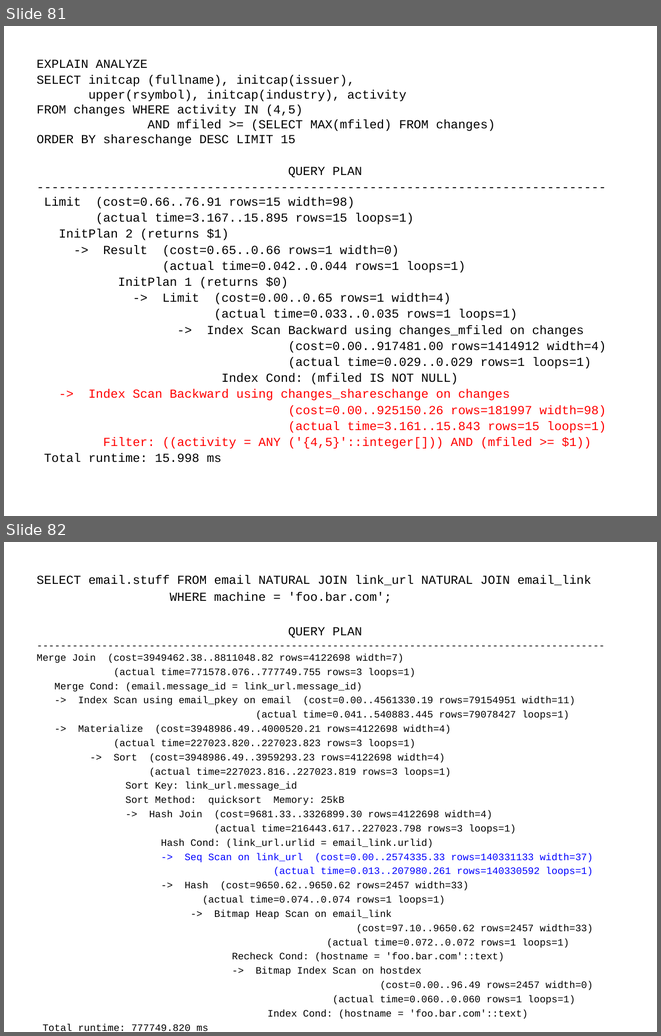
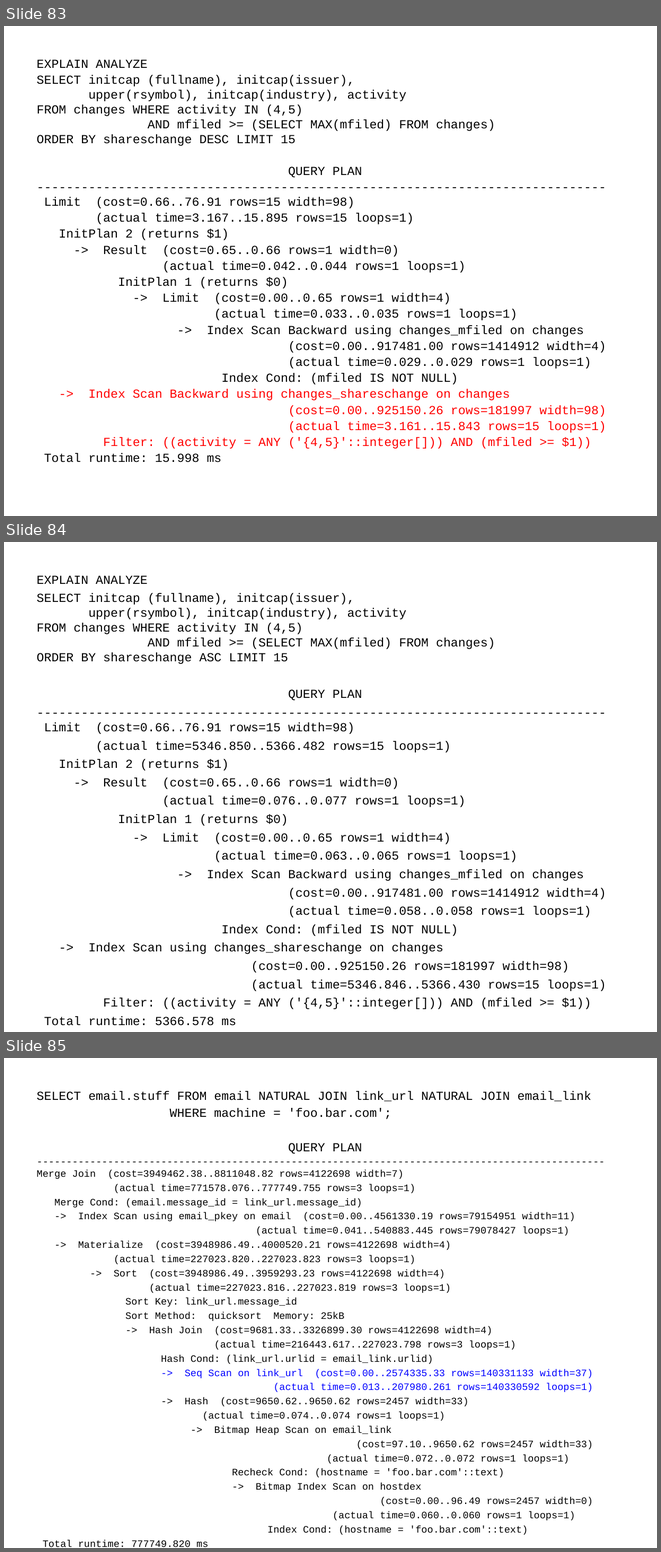
Before and after one commit to tvondra/explain_training, a slide deck: explain-training.odp. Shown one above the other, each under a label of ours: slides 81 and 82 before the commit, slides 83, 84 and 85 after it. The pictures are 661x1036 and 661x1552 pixels, drawn with LibreOffice and Linux fonts; fonts in the diff are those of the drawing. Boxes give left, top, right and bottom in pixels: in the first picture for what was removed or moved away, otherwise in the second. Text is boxed around its words. In the diff, an @@ line names an element or a change of style, - is before the commit and + after.

```diff
--- a/explain-training.odp
+++ b/explain-training.odp
@@ slide 84 added at (4,542,657,1032), background #FFFFFF @@
@@ text added at (37,575,606,1009), 15 pt, text #000000 @@
+EXPLAIN ANALYZE
+SELECT initcap (fullname), initcap(issuer),
+upper(rsymbol), initcap(industry), activity
+FROM changes WHERE activity IN (4,5)
+AND mfiled >= (SELECT MAX(mfiled) FROM changes)
+ORDER BY shareschange ASC LIMIT 15
+QUERY PLAN
+----------------------------------------------------------------------------- Limit (cost=0.66..76.91 rows=15 width=98)
+(actual time=5346.850..5366.482 rows=15 loops=1)
+InitPlan 2 (returns $1)
+-> Result (cost=0.65..0.66 rows=1 width=0)
+(actual time=0.076..0.077 rows=1 loops=1)
+InitPlan 1 (returns $0)
+-> Limit (cost=0.00..0.65 rows=1 width=4)
+(actual time=0.063..0.065 rows=1 loops=1)
+-> Index Scan Backward using changes_mfiled on changes
+(cost=0.00..917481.00 rows=1414912 width=4)
+(actual time=0.058..0.058 rows=1 loops=1)
+Index Cond: (mfiled IS NOT NULL)
+-> Index Scan using changes_shareschange on changes
+(cost=0.00..925150.26 rows=181997 width=98)
+(actual time=5346.846..5366.430 rows=15 loops=1)
+Filter: ((activity = ANY ('{4,5}'::integer[])) AND (mfiled >= $1))
+Total runtime: 5366.578 ms
@@ what was slide 81 is now slide 83 @@
@@ what was slide 82 is now slide 85 @@
```
Also in this commit, not shown: 9 slides changed, 2 other slides added, 3 other files.
